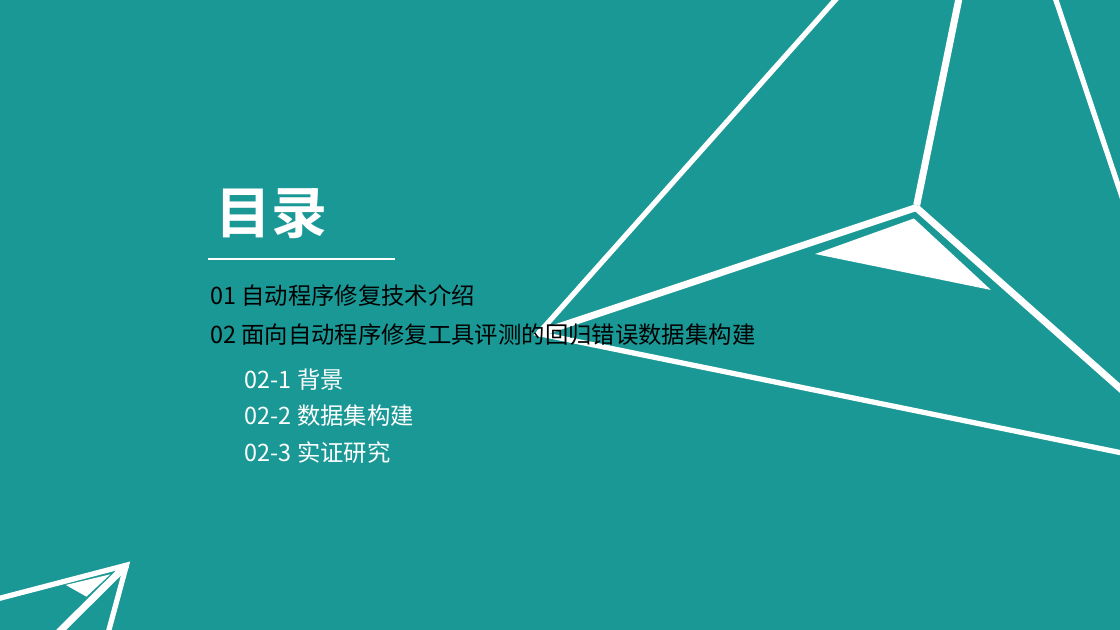
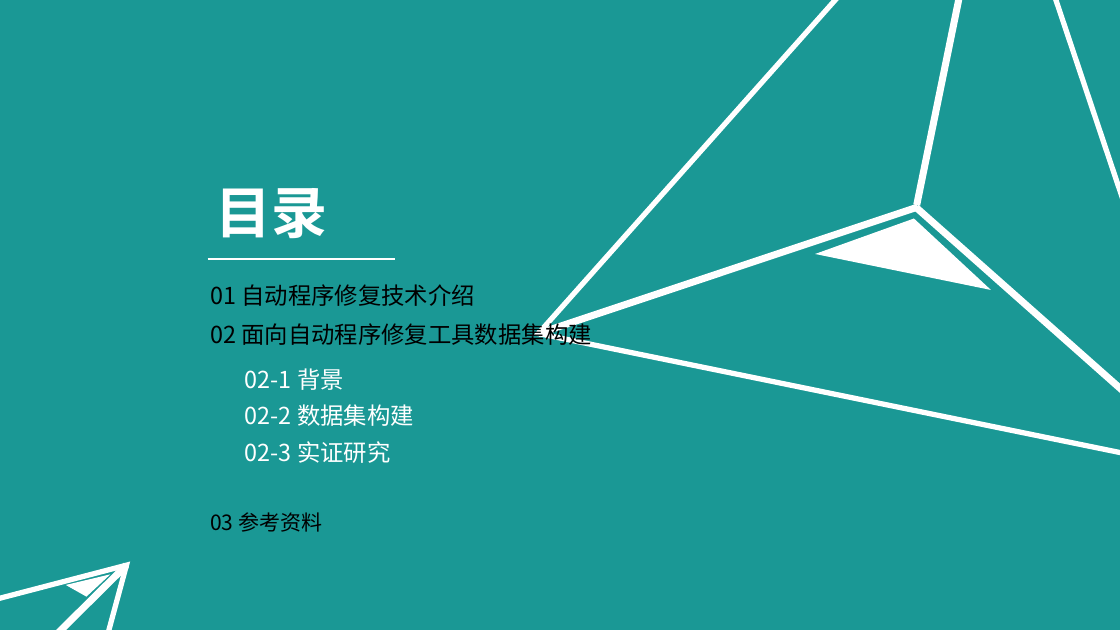
Before and after one commit to Ggiiljj/BALL_Date, a slide deck: slide 2 of 小组作业/SE2019春-G06-翻转课堂自动程序修复.pptx. Drawn at 1120x630 pixels with LibreOffice and Linux fonts; fonts in the diff are those of the drawing. Boxes give left, top, right and bottom in pixels: in the first picture for what was removed or moved away, otherwise in the second. Text is boxed around its words. In the diff, an @@ line names an element or a change of style, - is before the commit and + after.

```diff
--- a/小组作业/SE2019春-G06-翻转课堂自动程序修复.pptx
+++ b/小组作业/SE2019春-G06-翻转课堂自动程序修复.pptx
@@ text at box(210, 319, 592, 347): text changed @@
-02 面向自动程序修复工具评测的回归错误数据集构建
+02 面向自动程序修复工具数据集构建
@@ text added at box(210, 512, 322, 532), 18 pt, text #000000 @@
+03 参考资料
```
Also in this commit, not shown: 8 other slides changed, 5 slides added, 1 slide removed, 3 other files.
